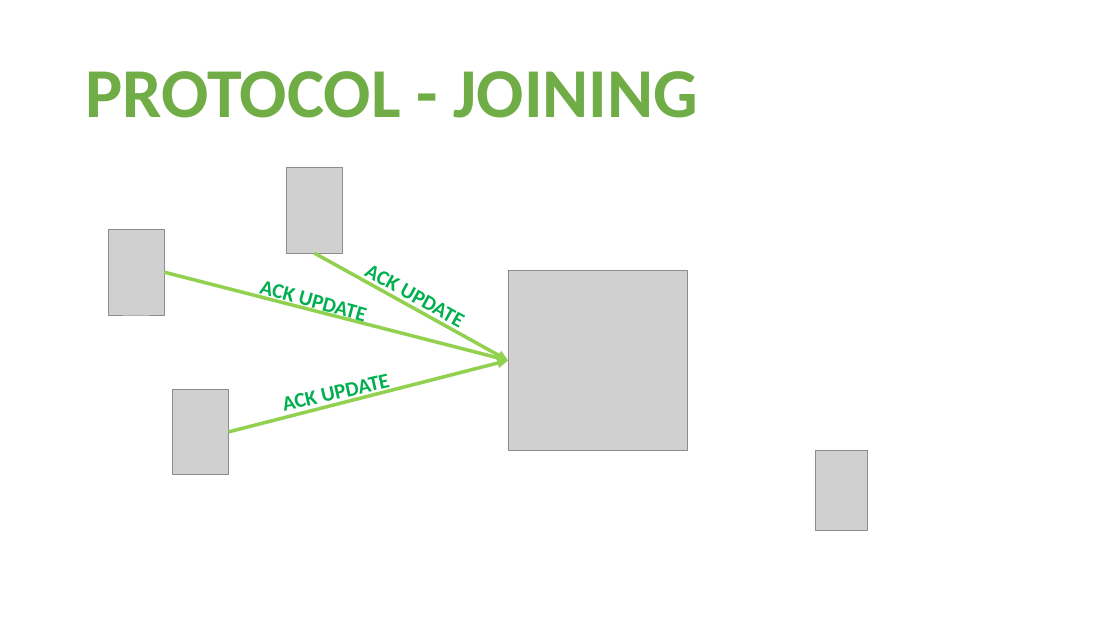
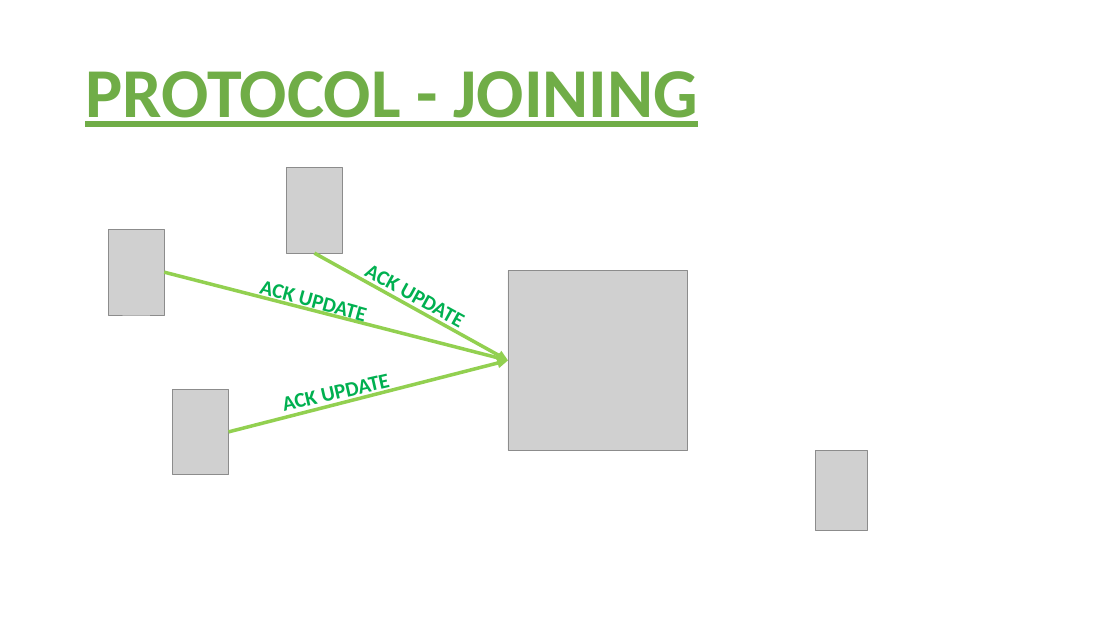
Before and after one commit to stajfar/distributed-systems-brusamento-ceruti-donetti, a slide deck: slide 12 of SecureGroup/documentation/SECURE GROUP COMMUNICATION.pptx. Drawn at 1120x630 pixels with LibreOffice and Linux fonts; fonts in the diff are those of the drawing; grey boxes stand for pictures. Boxes give left, top, right and bottom in pixels: in the first picture for what was removed or moved away, otherwise in the second. Text is boxed around its words. In the diff, an @@ line names an element or a change of style, - is before the commit and + after.

```diff
--- a/SecureGroup/documentation/SECURE GROUP COMMUNICATION.pptx
+++ b/SecureGroup/documentation/SECURE GROUP COMMUNICATION.pptx
@@ title "PROTOCOL - JOINING" at (x1=85, y1=71, x2=698, y2=127): underline on @@
```
Also in this commit, not shown: 13 other slides changed, 5 slides added, 1 slide removed, 1 other file.
